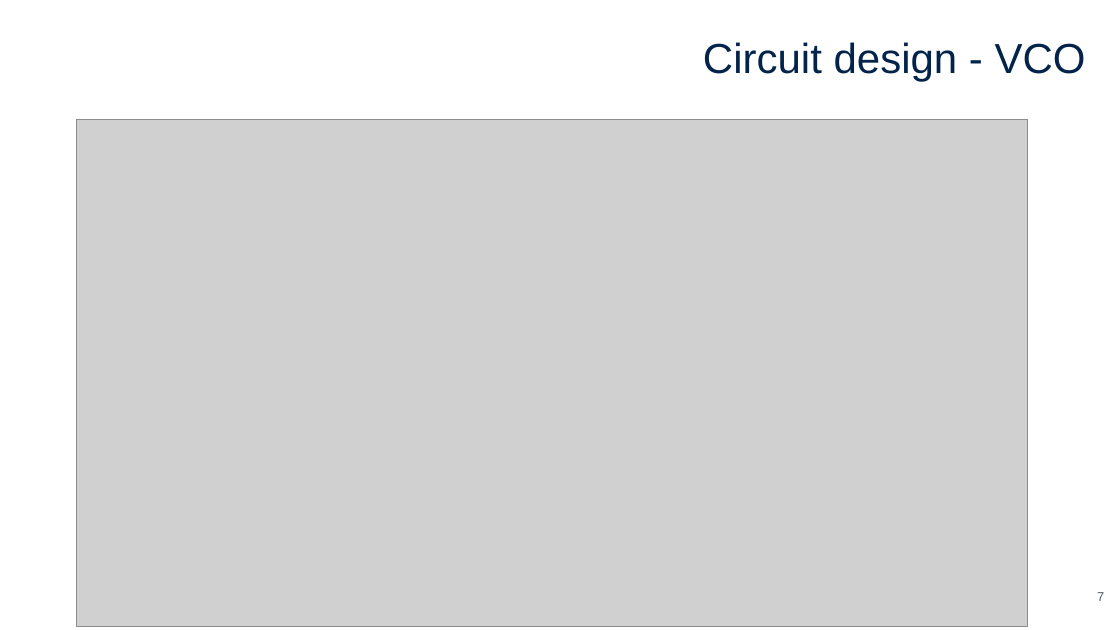
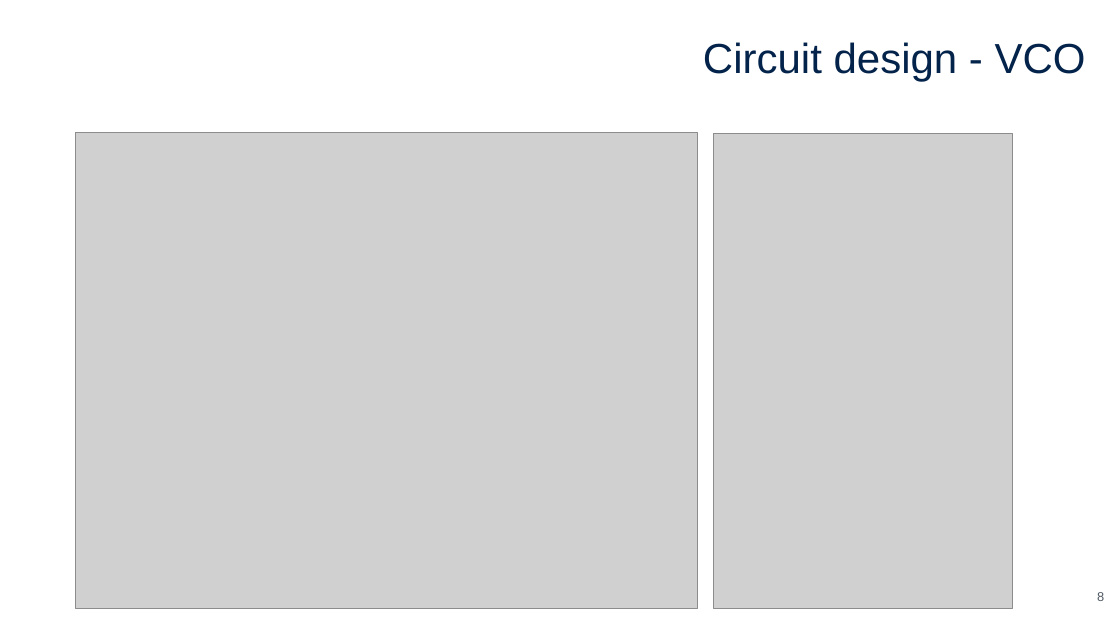
Before and after one commit to yutaka-kotani-stj/2026_sscs_gf180, a slide deck: slide 8 of proposal/proposal.pptx (slide 7 before the commit). Drawn at 1120x630 pixels with LibreOffice and Linux fonts; fonts in the diff are those of the drawing; grey boxes stand for pictures. Boxes give left, top, right and bottom in pixels: in the first picture for what was removed or moved away, otherwise in the second. Text is boxed around its words. In the diff, an @@ line names an element or a change of style, - is before the commit and + after.

```diff
--- a/proposal/proposal.pptx
+++ b/proposal/proposal.pptx
@@ picture: place and size @@
-picture at box(76, 120, 1027, 627)
+picture at box(76, 133, 697, 608)
@@ picture added at box(714, 134, 1012, 608) @@
@@ page number at box(1097, 592, 1104, 601): text changed @@
-7
+8
```
Also in this commit, not shown: 7 other slides changed, 3 slides added, 1 slide removed.
